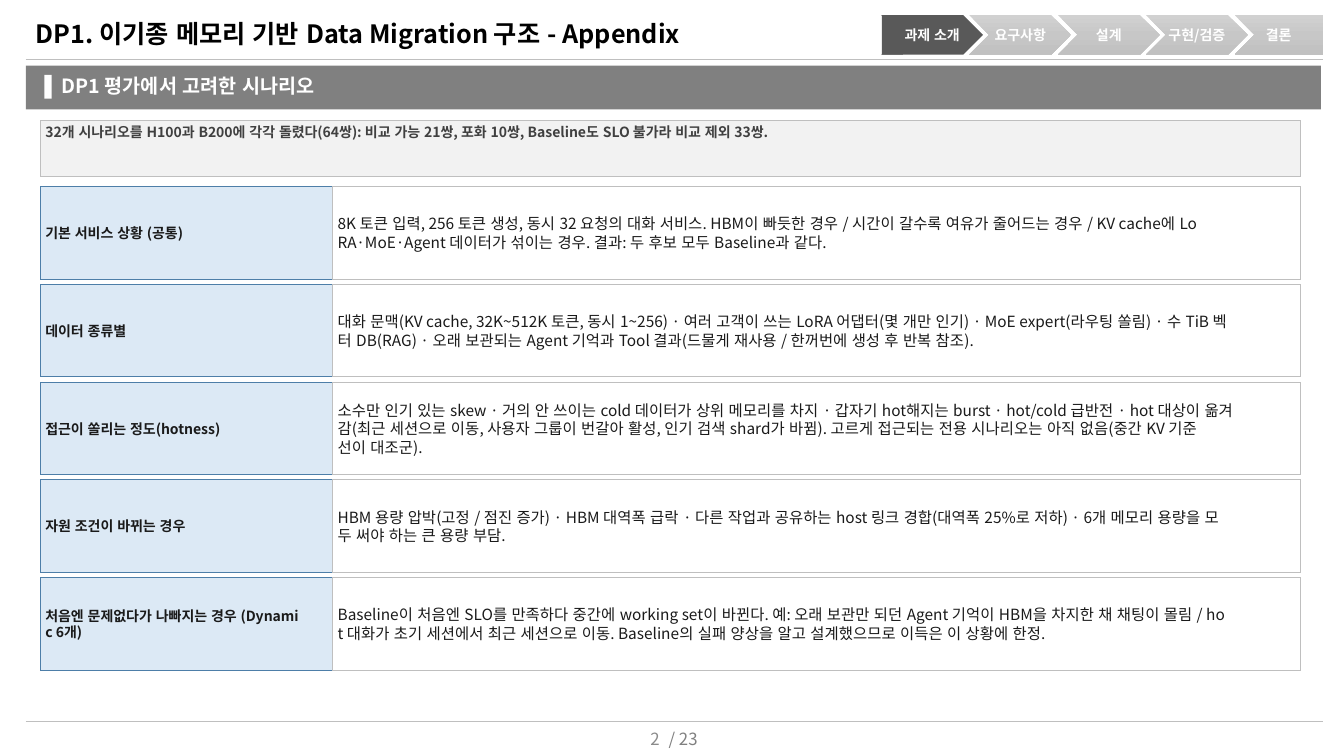
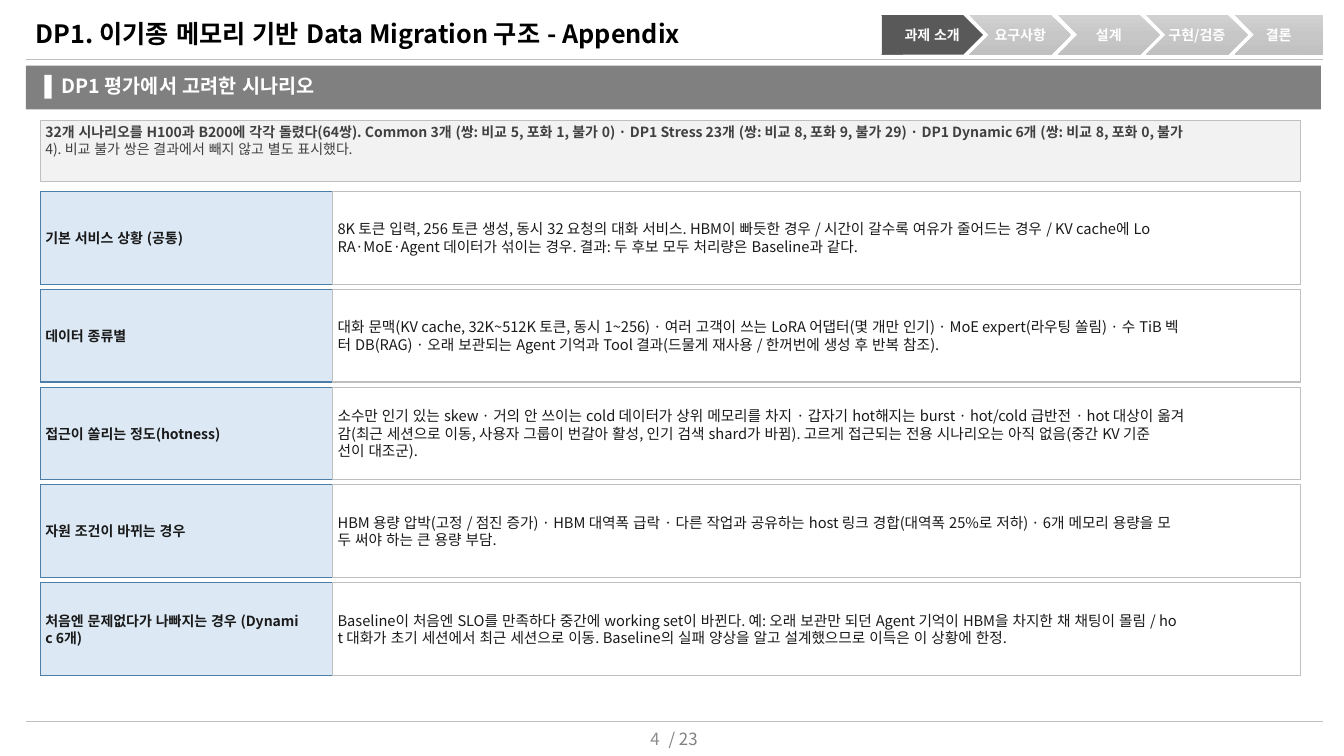
Before and after one commit to mkim0628/vllm, a slide deck: slide 4 of doc-mk/DP1/DP1-appendix-qa-result.pptx (slide 2 before the commit). Drawn at 1344x756 pixels with LibreOffice and Linux fonts; fonts in the diff are those of the drawing. Boxes give left, top, right and bottom in pixels: in the first picture for what was removed or moved away, otherwise in the second. Text is boxed around its words. In the diff, an @@ line names an element or a change of style, - is before the commit and + after.

```diff
--- a/doc-mk/DP1/DP1-appendix-qa-result.pptx
+++ b/doc-mk/DP1/DP1-appendix-qa-result.pptx
@@ rectangle "32개 시나리오를 H100과 B200에 각각 ...": place and size @@
-rectangle "32개 시나리오를 H100과 B200에 각각 ..." at bbox=[40, 121, 1301, 176]
+rectangle "32개 시나리오를 H100과 B200에 각각 ..." at bbox=[40, 121, 1301, 181]
@@ text in rectangle at bbox=[45, 125, 1183, 157]: text changed @@
-32개 시나리오를 H100과 B200에 각각 돌렸다(64쌍): 비교 가능 21쌍, 포화 10쌍, Baseline도 SLO 불가라 비교 제외 33쌍.
+32개 시나리오를 H100과 B200에 각각 돌렸다(64쌍). Common 3개 (쌍: 비교 5, 포화 1, 불가 0) · DP1 Stress 23개 (쌍: 비교 8, 포화 9, 불가 29) · DP1 Dynamic 6개 (쌍: 비교 8, 포화 0, 불가
+4). 비교 불가 쌍은 결과에서 빼지 않고 별도 표시했다.
@@ 10 rectangles: place and size @@
-10 rectangles at bbox=[40, 187, 1301, 670]
+10 rectangles at bbox=[40, 192, 1301, 676]
@@ text in rectangle at bbox=[338, 239, 858, 256]: text changed; size 11 to 10.5 pt @@
-RA·MoE·Agent 데이터가 섞이는 경우. 결과: 두 후보 모두 Baseline과 같다.
+RA·MoE·Agent 데이터가 섞이는 경우. 결과: 두 후보 모두 처리량은 Baseline과 같다.
@@ text in rectangle at bbox=[338, 222, 1151, 237]: size 11 to 10.5 pt in "8K 토큰 입력, 256 토큰 생성, 동시 ..." @@
@@ size 11 to 10.5 pt in 4 elements at bbox=[333, 289, 1301, 382], bbox=[333, 387, 1301, 480], bbox=[333, 485, 1301, 578], bbox=[333, 583, 1301, 676] @@
@@ page number at bbox=[650, 733, 659, 745]: text changed @@
-2
+4
```
Also in this commit, not shown: 1 other slide changed, 2 slides added, 3 other files.
